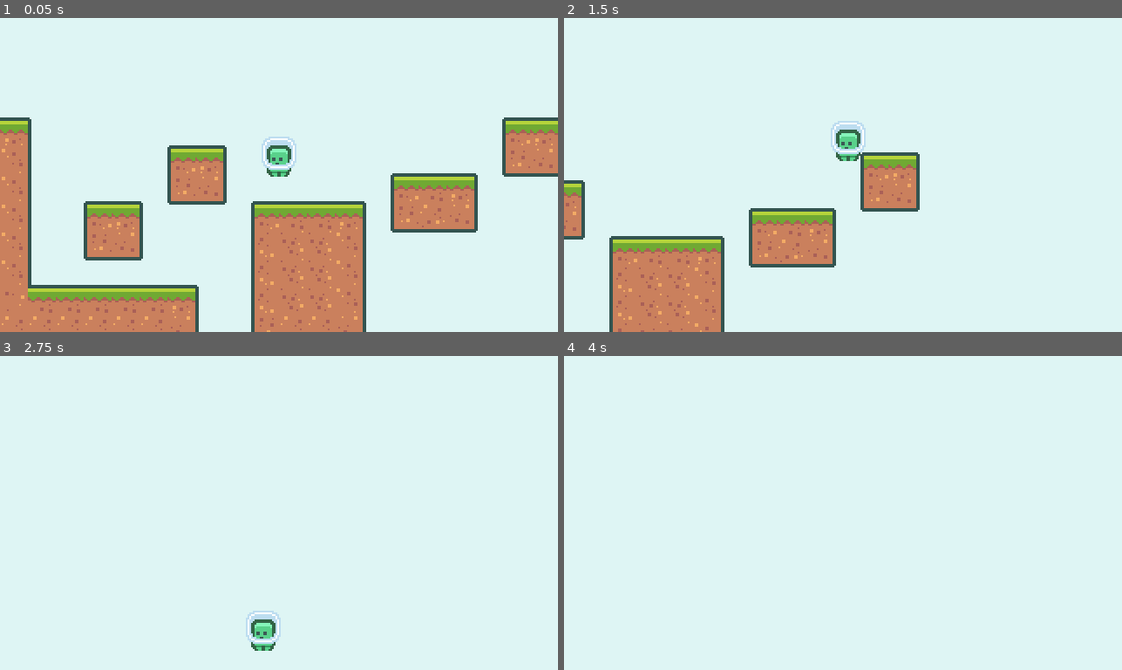
Above: before the commit, frames 1-4 (two rows, left to right).
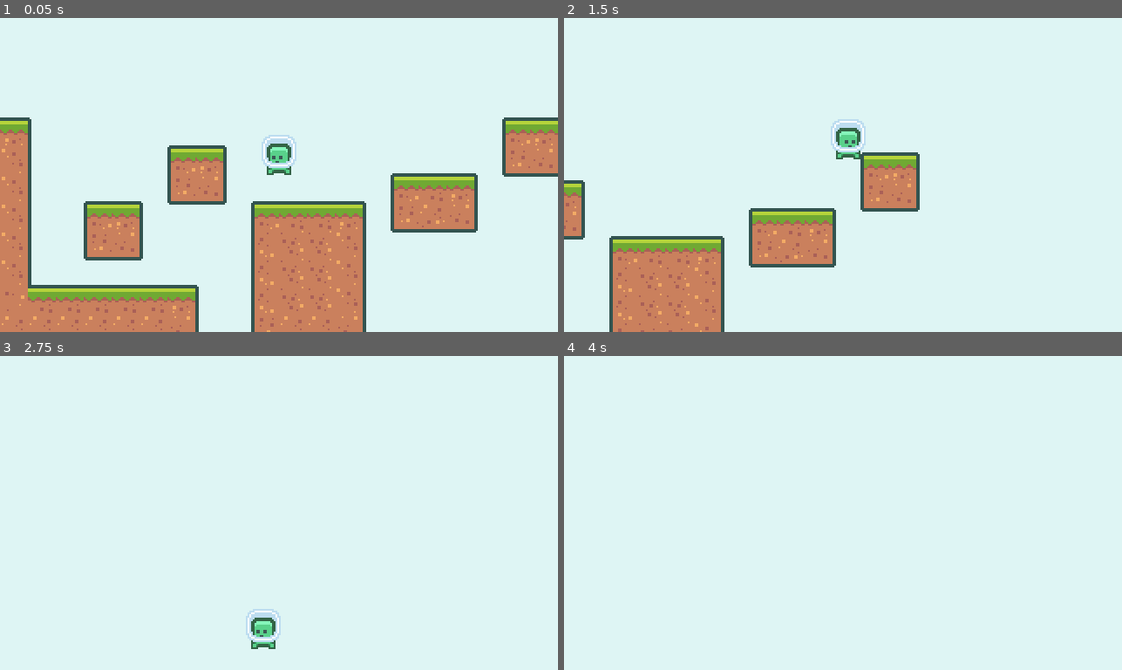
Above: after the commit, the same moments.

Repository: RezaPouya/2D-Platformer-Course
Game: Godot game, scene res://scenes/Root.tscn
Two runs of this game, one before a commit and one after it. Both use one fixed random seed, a clock stepped at 60 frames per second and the inputs below.
Inputs:
- Up to frame 1 (0.05 s): no input
- Up to frame 2 (1.5 s): hold Space (jump) 0.53-1.28 s; hold Right (move_right) from 0.53 s (still down); tap Space (jump) at 1.35 s
- Up to frame 3 (2.75 s): tap Space (jump) at 1.52, 1.82 s; release Right (move_right) at 2.03 s; hold Left (move_left) from 2.03 s (still down); hold Space (jump) from 2.03 s (still down)
- Up to frame 4 (4 s): release Left (move_left) at 2.78 s; release Space (jump) at 2.78 s; hold Right (move_right) from 2.78 s (still down); tap Space (jump) at 2.85, 3.02, 3.32 s; tap Enter at 3.5 s; hold Space (jump) from 3.53 s (still down)

The runs differ from the first frame. In frame 1, 0.4% of the frame differs, in the area x 46-54%, y 37-51%; in frame 2, 0.4%, in the area x 47-55%, y 32-46%; in frame 3, 0.4%; in frame 4, nothing differs.

Commit message:
basic player animation is added

Diff:
--- a/scenes/Player.tscn
+++ b/scenes/Player.tscn
@@ -1,7 +1,26 @@
-[gd_scene load_steps=4 format=2]
+[gd_scene load_steps=6 format=2]
 
 [ext_resource path="res://assets/player/character_0000.png" type="Texture" id=1]
 [ext_resource path="res://scripts/player/Player.gd" type="Script" id=2]
+[ext_resource path="res://assets/player/character_0001.png" type="Texture" id=3]
+
+[sub_resource type="SpriteFrames" id=2]
+animations = [ {
+"frames": [ ExtResource( 1 ) ],
+"loop": true,
+"name": "idle",
+"speed": 5.0
+}, {
+"frames": [ ExtResource( 3 ) ],
+"loop": true,
+"name": "jump",
+"speed": 5.0
+}, {
+"frames": [ ExtResource( 1 ), ExtResource( 3 ) ],
+"loop": true,
+"name": "run",
+"speed": 12.0
+} ]
 
 [sub_resource type="RectangleShape2D" id=1]
 extents = Vector2( 6, 8 )
@@ -9,9 +28,11 @@
 [node name="Player" type="KinematicBody2D" groups=["player"]]
 script = ExtResource( 2 )
 
-[node name="Sprite" type="Sprite" parent="."]
-position = Vector2( 0, -12 )
-texture = ExtResource( 1 )
+[node name="AnimatedSprite" type="AnimatedSprite" parent="."]
+frames = SubResource( 2 )
+animation = "idle"
+playing = true
+offset = Vector2( 0, -12 )
 
 [node name="CollisionShape2D" type="CollisionShape2D" parent="."]
 position = Vector2( 0, -8 )
--- a/scripts/player/Player.gd
+++ b/scripts/player/Player.gd
@@ -50,8 +50,24 @@
 
 	velocity = move_and_slide(velocity, Vector2.UP)
 
+	update_animation()
+
 func getInitialmoveVector():
 	var moveVector = Vector2.ZERO
 	moveVector.x = Input.get_action_strength("move_right") - Input.get_action_strength("move_left")
 	moveVector.y = -1 if Input.is_action_just_pressed("jump") else 0
 	return moveVector
+
+
+# with $ sign we can get nodes ( its short hand )
+func update_animation():
+	var moveVector = getInitialmoveVector()
+	if(!is_on_floor()):
+		$AnimatedSprite.play("jump")
+	elif(moveVector.x != 0):
+		$AnimatedSprite.play("run")
+	else:
+		$AnimatedSprite.play("idle")
+
+	if(moveVector.x != 0):
+		$AnimatedSprite.flip_h = true if moveVector.x > 0 else false
